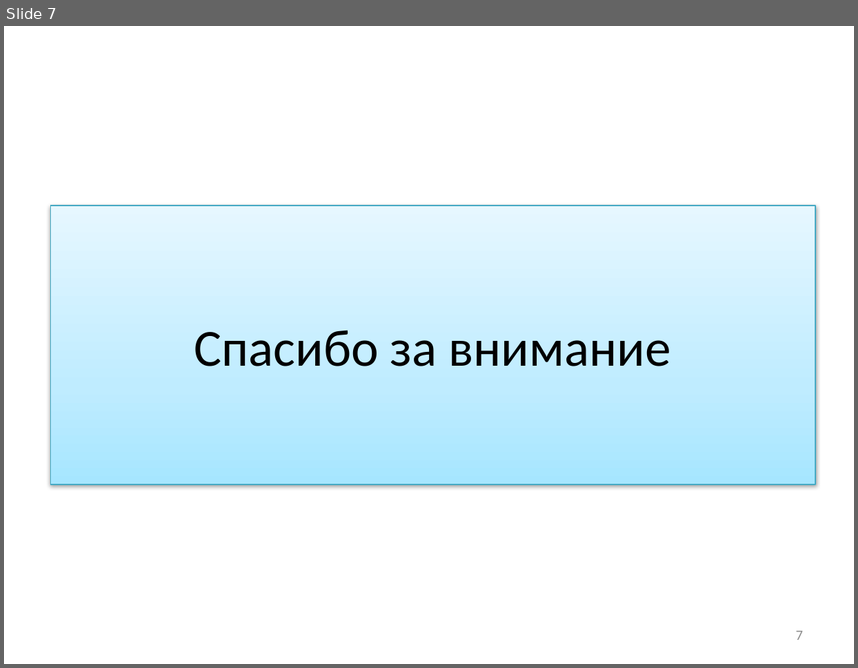
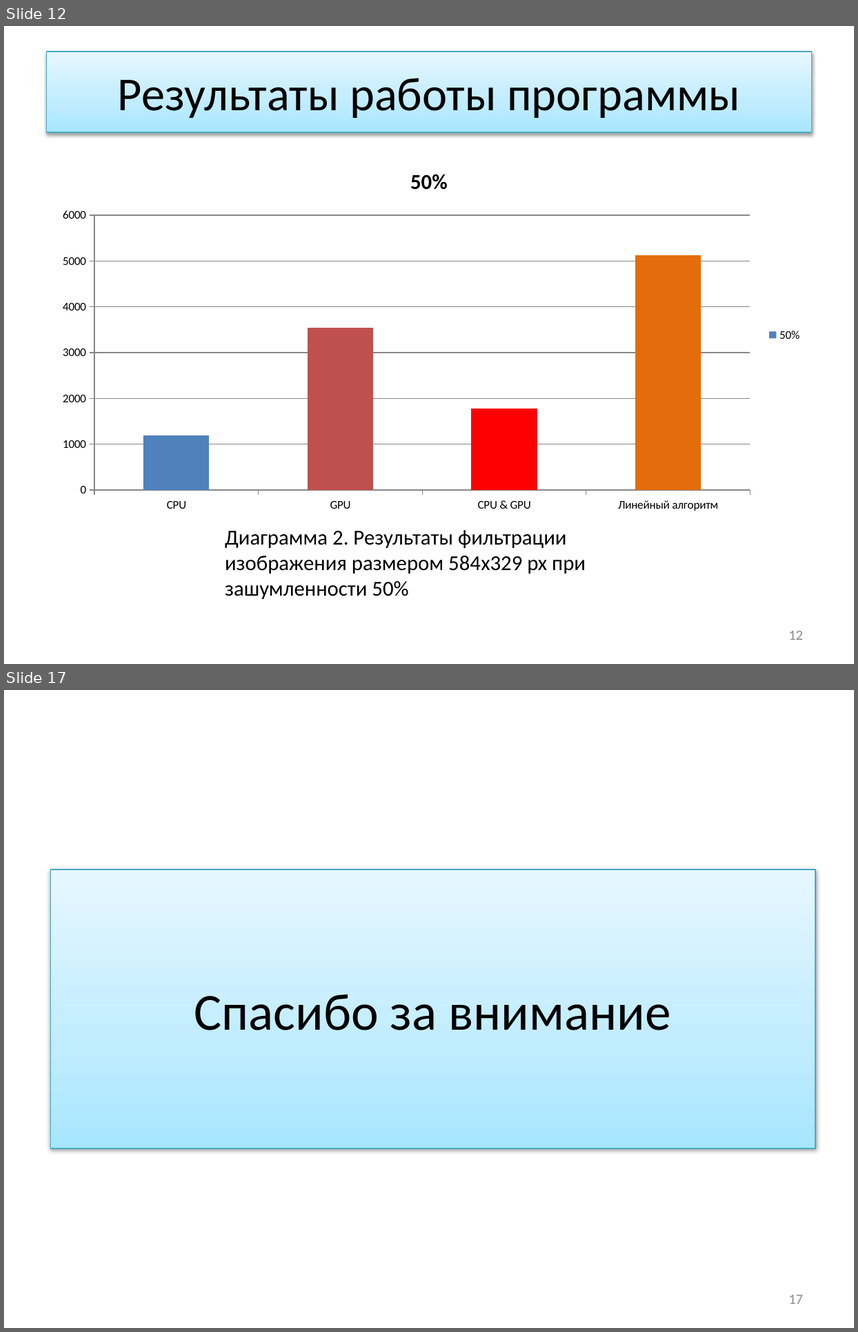
Before and after one commit to ustadenis/OpenCLImageFilter, a slide deck: Diplom/Презентация.pptx. Shown one above the other, each under a label of ours: slide 7 before the commit, slides 12 and 17 after it; the slides between them are not shown. The pictures are 858x668 and 858x1332 pixels, drawn with LibreOffice and Linux fonts; fonts in the diff are those of the drawing. Boxes give left, top, right and bottom in pixels: in the first picture for what was removed or moved away, otherwise in the second. Text is boxed around its words. In the diff, an @@ line names an element or a change of style, - is before the commit and + after.

```diff
--- a/Diplom/Презентация.pptx
+++ b/Diplom/Презентация.pptx
@@ slide 12 added at [4, 26, 854, 664], background #FFFFFF @@
@@ title added at [47, 52, 811, 132], fill gradient #A7E6FF to #C1EDFF to #E7F8FF, outline #46AAC5 0.75 pt, 40 pt, text #000000 @@
+Результаты работы программы
@@ column chart added at [47, 151, 811, 519] @@
+title "50%"
+categories: CPU, GPU, CPU & GPU, Линейный алгоритм
+50%: 1200, 3500, 1800, 5100
@@ text added at [225, 530, 586, 599], 18 pt, text #000000 @@
+Диаграмма 2. Результаты фильтрации изображения размером 584x329 px при зашумленности 50%
@@ page number added at [789, 630, 803, 639], 12 pt, text #8C8C8C @@
+12
@@ what was slide 7 is now slide 17 @@
@@ page number at [789, 1294, 803, 1303]: text changed @@
-7
+17
```
Also in this commit, not shown: 3 slides changed, 9 other slides added.
